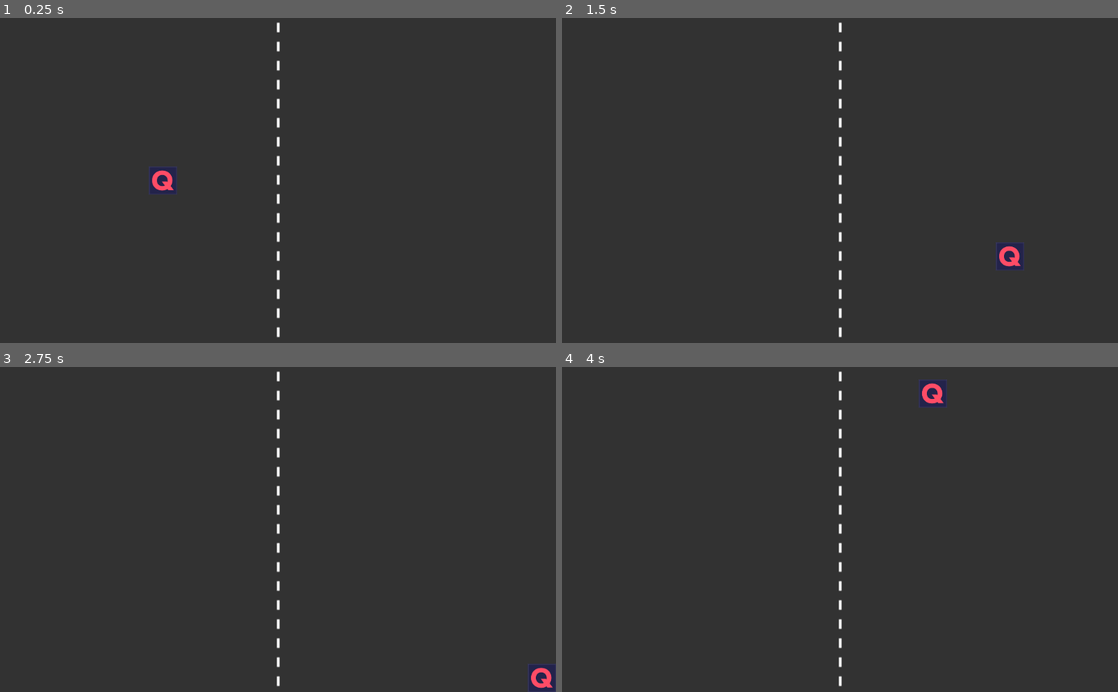
Above: before the commit, frames 1-4 (two rows, left to right).
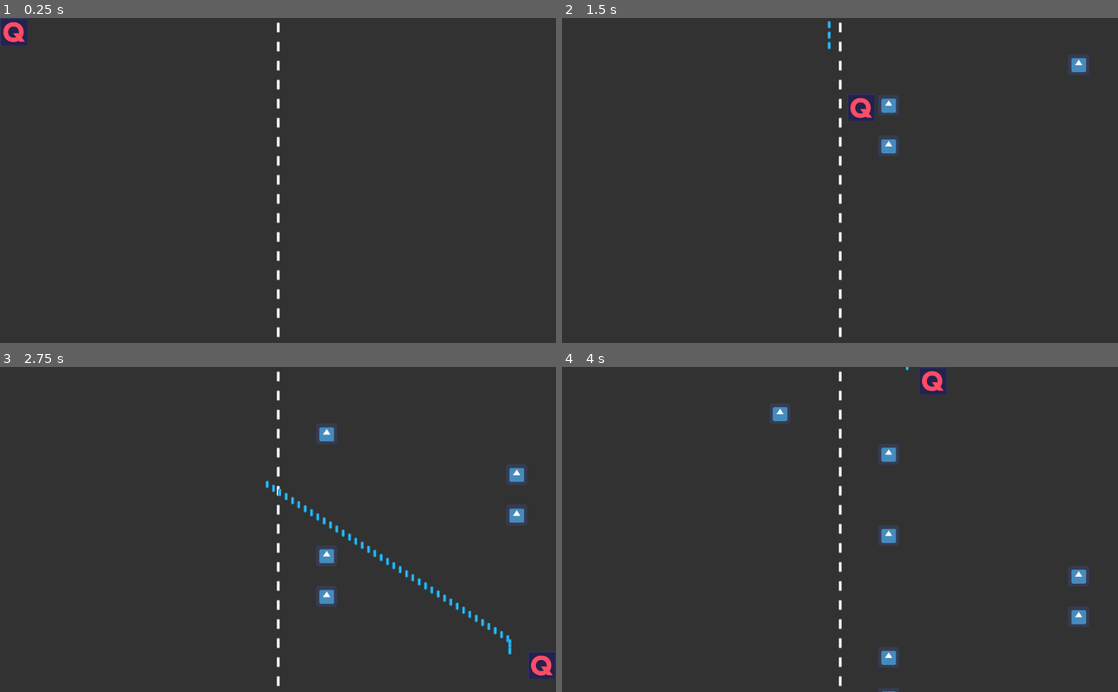
Above: after the commit, the same moments.

Repository: Sol06/SpaceInvader
Game: Godot game, scene res://Szenen/Spiel.tscn
Same seed, same stepped clock (60 frames per second), same inputs: the game is played once before the commit and once after it. Before the commit the project has no main scene; this scene is started directly in both runs. The engine's default icon, where the game draws it, is replaced by a stand-in: a white triangle on a blue panel in a dark square.
Inputs:
- Up to frame 1 (0.25 s): no input
- Up to frame 2 (1.5 s): hold Right (ui_right) 0.53-1.28 s; hold Space (shoot) 0.53-1.28 s; hold Down (ui_down) from 1.28 s (still down); tap Space (shoot) at 1.35 s
- Up to frame 3 (2.75 s): release Down (ui_down) at 2.03 s; hold Right (ui_right) from 2.03 s (still down); hold Space (shoot) from 2.03 s (still down)
- Up to frame 4 (4 s): release Right (ui_right) at 2.78 s; release Space (shoot) at 2.78 s; hold Up (ui_up) 2.78-3.53 s; tap Space (shoot) at 2.85 s; hold Left (ui_left) from 3.53 s (still down); hold Space (shoot) from 3.53 s (still down)

The runs differ from the first frame. In frame 1, 0.8% of the frame differs, in the area x 0-32%, y 0-55%; in frame 2, 1.6%; in frame 3, 2.2%, in the area x 47-100%, y 17-100%; in frame 4, 1.9%.

Commit message:
Kleine Bugfixes Ein Geschoss wird erstellt

Diff:
--- a/Objekte/Gegner/GegnerSpawner.gd
+++ b/Objekte/Gegner/GegnerSpawner.gd
@@ -2,13 +2,6 @@
 
 var spawn_positionen = null
 
-#Lädt die Szene des Gegners.
-
-
-#Platziert einen Gegner.
-func ready():
-	randomize()
-	spawn_positionen = $SpawnPositionen.get_children()
 
 #Platziert einen Gegner auf einer der beliebigen Positionen.
 func spawn_gegner():
@@ -16,7 +9,13 @@
 	var gegner = preload("res://Objekte/Gegner/Gegner.tscn").instance()
 	gegner.global_position = spawn_positionen[index].global_position
 	add_child(gegner)
+	print("spawning...")
+
 
 #Nach Ablauf des Timers wird ein weitere gegner platziert.
-func _on_SpawnTimer_timeout():
+func do_it_after_timeout():
+	print("make things ready...")
+	print("timeout")
+	randomize()
+	spawn_positionen = $SpawnPositionen.get_children()
 	spawn_gegner()
--- a/Objekte/Gegner/GegnerSpawner.tscn
+++ b/Objekte/Gegner/GegnerSpawner.tscn
@@ -25,3 +25,5 @@
 [node name="SpawnTimer" type="Timer" parent="."]
 wait_time = 0.5
 autostart = true
+
+[connection signal="timeout" from="SpawnTimer" to="." method="do_it_after_timeout"]
--- a/Objekte/Spieler/Geschoss.gd
+++ b/Objekte/Spieler/Geschoss.gd
@@ -1,8 +1,8 @@
 extends Area2D
 
-var GeschossSpeed = 150
+var geschossSpeed = 450
 
-var GeschossSchaden = 1
+var geschossSchaden = 1
 
-func _ready():
-	pass
+func _physics_process(delta):
+	position -= transform.y * geschossSpeed * delta
--- a/Objekte/Spieler/Geschoss.tscn
+++ b/Objekte/Spieler/Geschoss.tscn
@@ -12,10 +12,10 @@
 script = ExtResource( 2 )
 
 [node name="Sprite" type="Sprite" parent="."]
-position = Vector2( -5, 15 )
+position = Vector2( -49, -17 )
 scale = Vector2( 0.461539, 0.378378 )
 texture = ExtResource( 1 )
 
 [node name="CollisionPolygon2D" type="CollisionShape2D" parent="."]
-position = Vector2( -5, 15 )
+position = Vector2( -50, -18 )
 shape = SubResource( 1 )
--- a/Objekte/Spieler/Spieler.gd
+++ b/Objekte/Spieler/Spieler.gd
@@ -5,6 +5,7 @@
 
 #Deklariert die Menge an Leben, die der Spieler hat.
 var leben = 3
+var Geschoss = preload("res://Objekte/Spieler/Geschoss.tscn")
 
 var velocity = Vector2()
 
@@ -24,13 +25,20 @@
 	velocity = velocity.normalized() * speed
 
 
-func _physics_process(delta):
+func _physics_process(_delta):
 	get_input()
 	velocity = move_and_slide(velocity)
 
 #Der Spieler feuert einen Laserschuss.
 func shoot():
-	pass
+	#var pos =
+	print("Schiessen...")
+	var pos = get_position()
+	print(pos)
+	var geschoss = Geschoss.instance()
+	owner.add_child(geschoss)
+	geschoss.transform = global_transform
+
 
 #Gibt an, wann der Spieler zerstört wird.
 func hit(damage):
--- a/Objekte/Spieler/Spieler.tscn
+++ b/Objekte/Spieler/Spieler.tscn
@@ -12,11 +12,11 @@
 script = ExtResource( 2 )
 
 [node name="Sprite" type="Sprite" parent="KinematicBody2D"]
-position = Vector2( 300, 300 )
+position = Vector2( 10, 10 )
 scale = Vector2( 0.4, 0.4 )
 texture = ExtResource( 1 )
 
 [node name="CollisionShape2D" type="CollisionShape2D" parent="KinematicBody2D"]
-position = Vector2( 300, 300 )
+position = Vector2( 10, 10 )
 scale = Vector2( 0.4, 0.4 )
 shape = SubResource( 1 )
--- a/project.godot
+++ b/project.godot
@@ -21,6 +21,7 @@
 [application]
 
 config/name="2D Spiel"
+run/main_scene="res://Szenen/Spiel.tscn"
 config/icon="res://Bilder/icon.png"
 
 [input]
